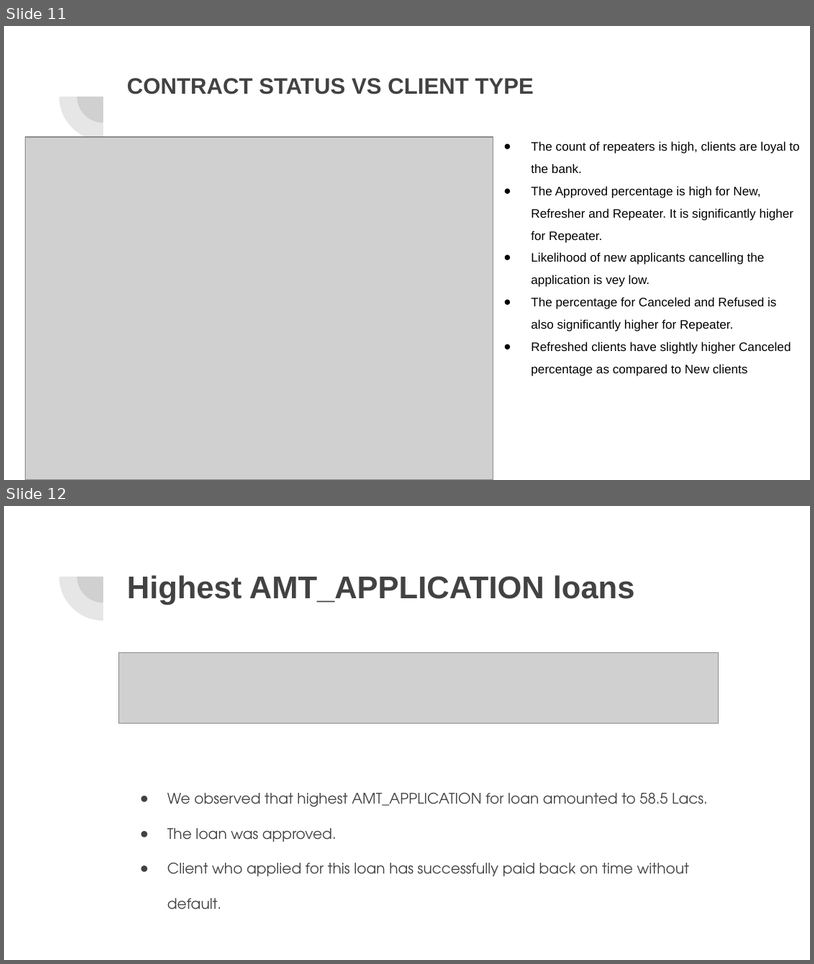
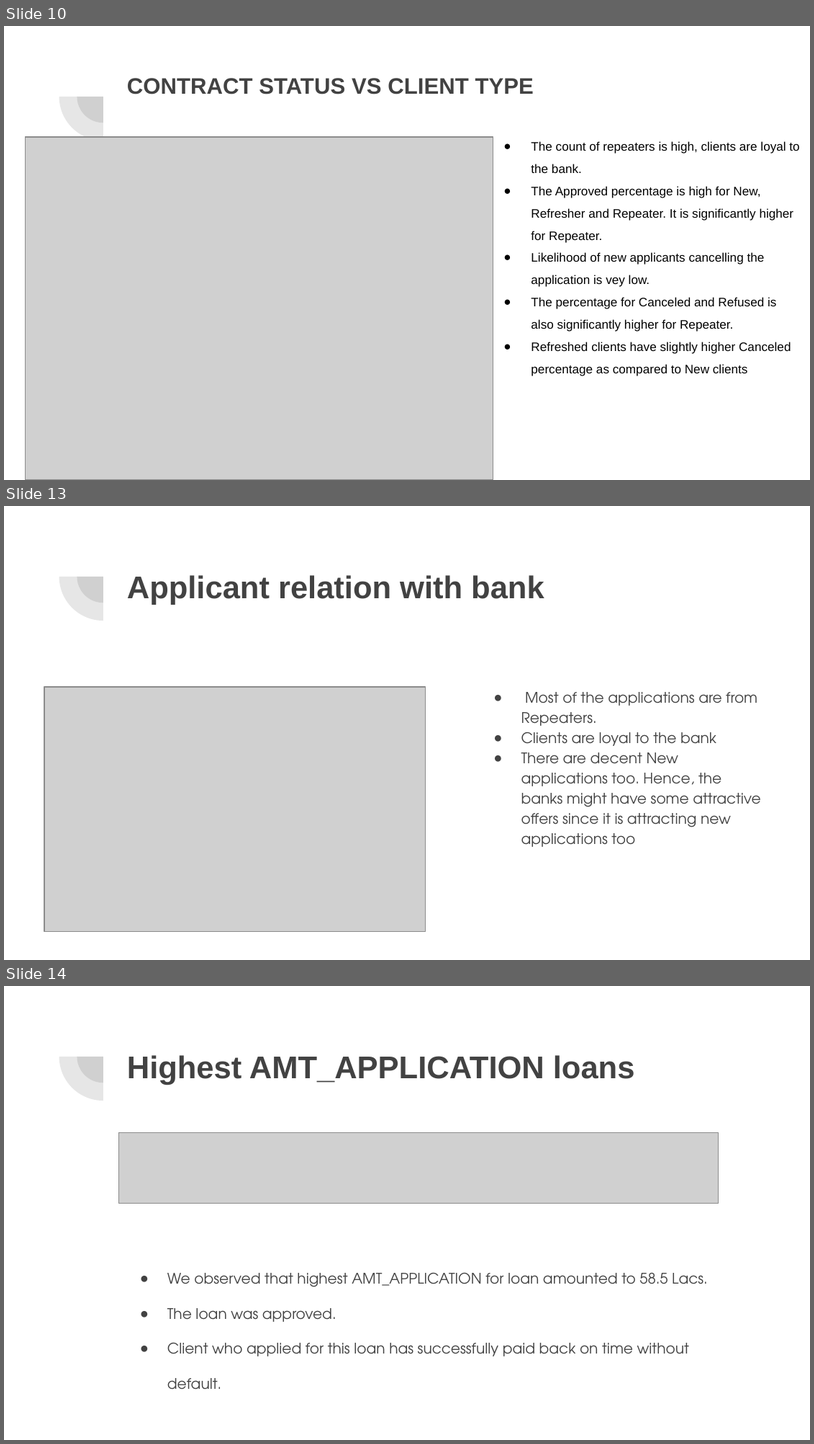
Before and after one commit to acamit/DataScience, a slide deck: Exploratory Data Analysis/Case Study/EDA Case Study -Bank Loan.pptx. Shown one above the other, each under a label of ours: slides 11 and 12 before the commit, slides 10, 13 and 14 after it; the slides between them are not shown. The pictures are 814x964 and 814x1444 pixels, drawn with LibreOffice and Linux fonts; fonts in the diff are those of the drawing; grey boxes stand for pictures. Boxes give left, top, right and bottom in pixels: in the first picture for what was removed or moved away, otherwise in the second. Text is boxed around its words. In the diff, an @@ line names an element or a change of style, - is before the commit and + after.

```diff
--- a/Exploratory Data Analysis/Case Study/EDA Case Study -Bank Loan.pptx
+++ b/Exploratory Data Analysis/Case Study/EDA Case Study -Bank Loan.pptx
@@ slide 13 added at bbox=[4, 506, 810, 960], background #FFFFFF; not listed: 2 template elements that a slide beside it also shows @@
@@ title added at bbox=[127, 575, 545, 605], 28 pt, text #424242, bold @@
+Applicant relation with bank
@@ picture added at bbox=[44, 687, 426, 931] @@
@@ text added at bbox=[522, 692, 761, 847], 13 pt, text #424242 @@
+● Most of the applications are from Repeaters.
+● Clients are loyal to the bank
+● There are decent New applications too. Hence, the banks might have some attractive offers since it is attracting new applications too
@@ what was slide 11 is now slide 10 @@
@@ what was slide 12 is now slide 14 @@
```
Also in this commit, not shown: 2 slides changed, 3 other slides added, 2 slides removed, 1 other file.
